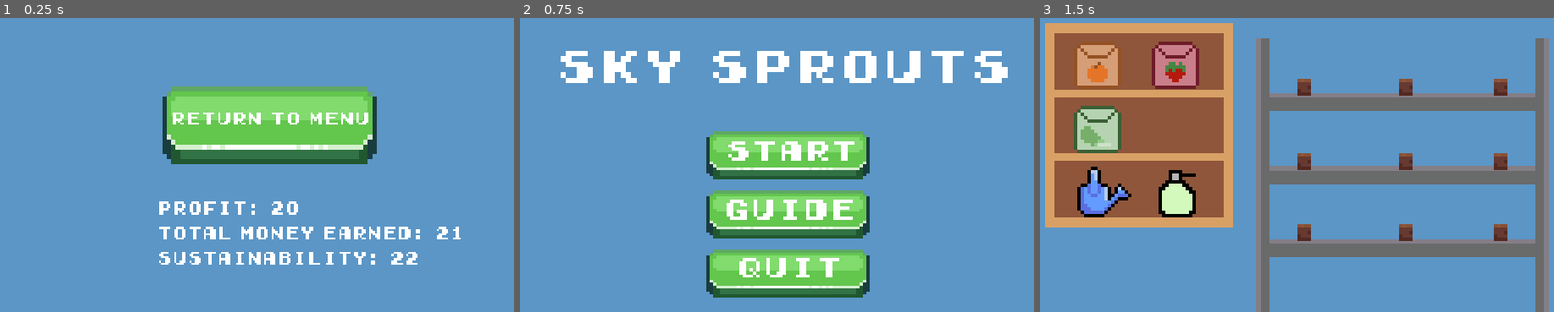
Above: before the commit, frames 1-3 (left to right).
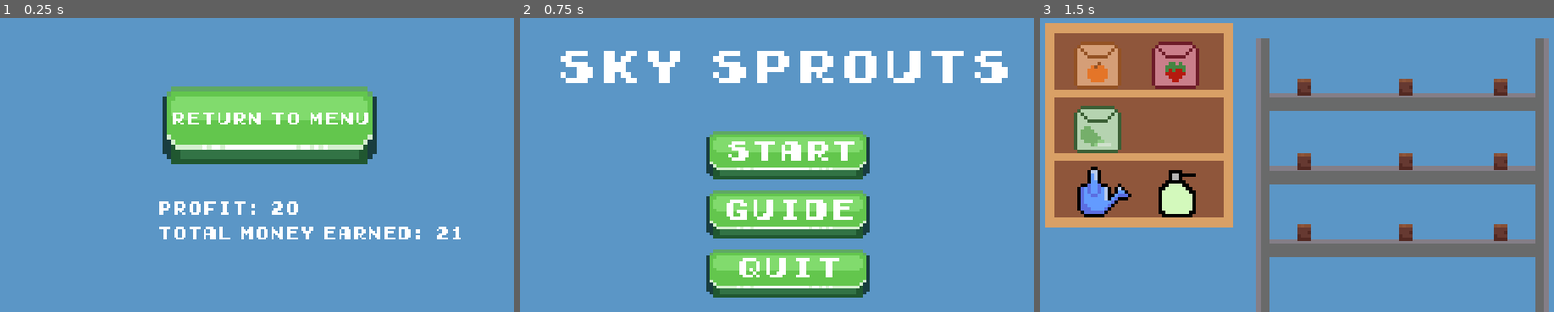
Above: after the commit, the same moments.

Repository: lenseling/HackNC-2023
Game: Godot game, scene res://scenes/ending.tscn
The game is run twice, just before and just after one commit, with the same random seed, the same clock (stepped at 60 frames per second) and the same inputs. This scene is started directly instead of the project's main scene.
Inputs:
- Up to frame 1 (0.25 s): no input
- Up to frame 2 (0.75 s): click "Return to Menu" at 0.5 s
- Up to frame 3 (1.5 s): click "Start" at 1.25 s

The runs differ from the first frame. In frame 1, 0.9% of the frame differs, in the area x 30-82%, y 79-84%; in frame 2, nothing differs; in frame 3, nothing differs.

Commit message:
no sustainability in ending

Diff:
--- a/scenes/ending.tscn
+++ b/scenes/ending.tscn
@@ -3,7 +3,7 @@
 [ext_resource type="Script" path="res://scripts/ending.gd" id="1_5xe7l"]
 [ext_resource type="Texture2D" uid="uid://2qvoqbfg1igj" path="res://assets/[4] Green/[1] Normal.png" id="2_2n330"]
 [ext_resource type="FontFile" uid="uid://eou77t2to7h" path="res://assets/Early GameBoy.ttf" id="3_eis7v"]
-[ext_resource type="AudioStream" uid="uid://d3jbrmvnuqjw1" path="res://assets/plantslikemusic.mp3" id="4_jflwq"]
+[ext_resource type="AudioStream" path="res://scenes/plantslikemusic.mp3" id="4_jflwq"]
 
 [node name="ending" type="Node2D"]
 script = ExtResource("1_5xe7l")
--- a/scenes/main.tscn
+++ b/scenes/main.tscn
@@ -3,12 +3,12 @@
 [ext_resource type="PackedScene" uid="uid://cxny3g4dvr17h" path="res://scenes/plantShelf.tscn" id="1_qvtw1"]
 [ext_resource type="PackedScene" uid="uid://6k30tnb7putq" path="res://scenes/shop.tscn" id="2_o3ba3"]
 [ext_resource type="PackedScene" uid="uid://qkbkmj8ny1nd" path="res://scenes/wateringCan.tscn" id="4_l4ggy"]
-[ext_resource type="PackedScene" uid="uid://bmodcvr0tiy7a" path="res://scenes/growing_zone.tscn" id="5_87wal"]
+[ext_resource type="PackedScene" path="res://scenes/growing_zone.tscn" id="5_87wal"]
 [ext_resource type="Texture2D" uid="uid://bvjyayn77e830" path="res://assets/tools/pesticide.png" id="5_xmknb"]
-[ext_resource type="PackedScene" uid="uid://didq8obcioeta" path="res://scenes/pumpkin_seeds.tscn" id="6_dfqtw"]
-[ext_resource type="PackedScene" uid="uid://joxesecy4nhb" path="res://scenes/strawberry_seeds.tscn" id="7_0th8x"]
-[ext_resource type="PackedScene" uid="uid://cx4x56sumhq8q" path="res://scenes/lettuce_seeds.tscn" id="8_3fllv"]
-[ext_resource type="AudioStream" uid="uid://d3jbrmvnuqjw1" path="res://assets/plantslikemusic.mp3" id="9_o7k1y"]
+[ext_resource type="PackedScene" path="res://scenes/pumpkin_seeds.tscn" id="6_dfqtw"]
+[ext_resource type="PackedScene" path="res://scenes/strawberry_seeds.tscn" id="7_0th8x"]
+[ext_resource type="PackedScene" path="res://scenes/lettuce_seeds.tscn" id="8_3fllv"]
+[ext_resource type="AudioStream" path="res://scenes/plantslikemusic.mp3" id="9_o7k1y"]
 
 [node name="main" type="Node2D"]
 
--- a/scenes/menu.tscn
+++ b/scenes/menu.tscn
@@ -3,7 +3,7 @@
 [ext_resource type="Script" path="res://scripts/menu.gd" id="1_favvy"]
 [ext_resource type="Texture2D" uid="uid://2qvoqbfg1igj" path="res://assets/[4] Green/[1] Normal.png" id="1_q1q32"]
 [ext_resource type="FontFile" uid="uid://eou77t2to7h" path="res://assets/Early GameBoy.ttf" id="2_nftwj"]
-[ext_resource type="AudioStream" uid="uid://d3jbrmvnuqjw1" path="res://assets/plantslikemusic.mp3" id="4_721mc"]
+[ext_resource type="AudioStream" path="res://scenes/plantslikemusic.mp3" id="4_721mc"]
 
 [node name="menu" type="Control"]
 layout_mode = 3
--- a/scripts/ending.gd
+++ b/scripts/ending.gd
@@ -3,7 +3,7 @@
 
 # Called when the node enters the scene tree for the first time.
 func _ready():
-	$Stats.text = "Profit: " + str(Global.money) + "\nTotal money earned: " + str(Global.total_money) + "\nSustainability: " + str(Global.sustainability)
+	$Stats.text = "Profit: " + str(Global.money) + "\nTotal money earned: " + str(Global.total_money)
 
 
 # Called every frame. 'delta' is the elapsed time since the previous frame.
